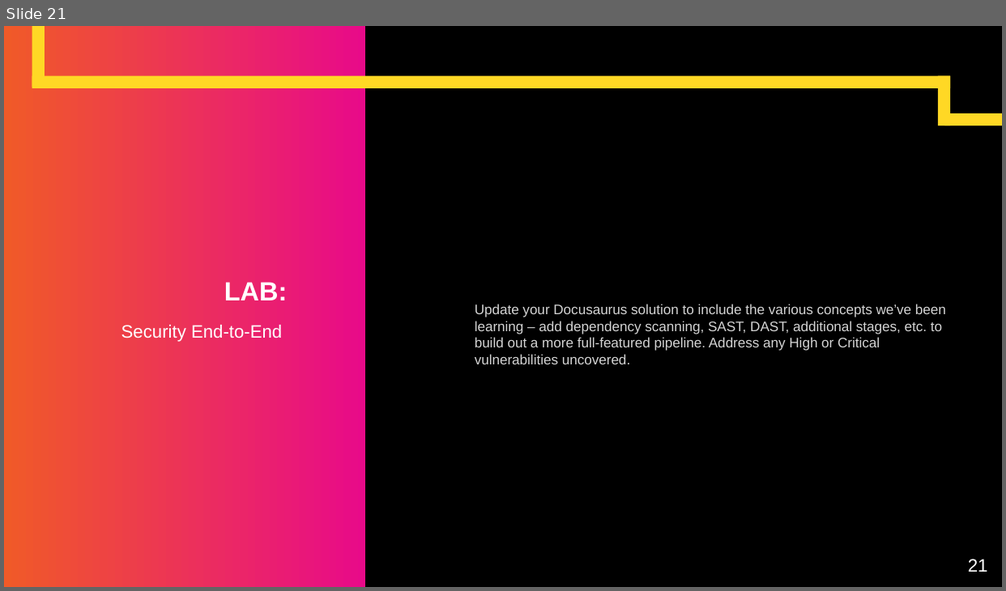
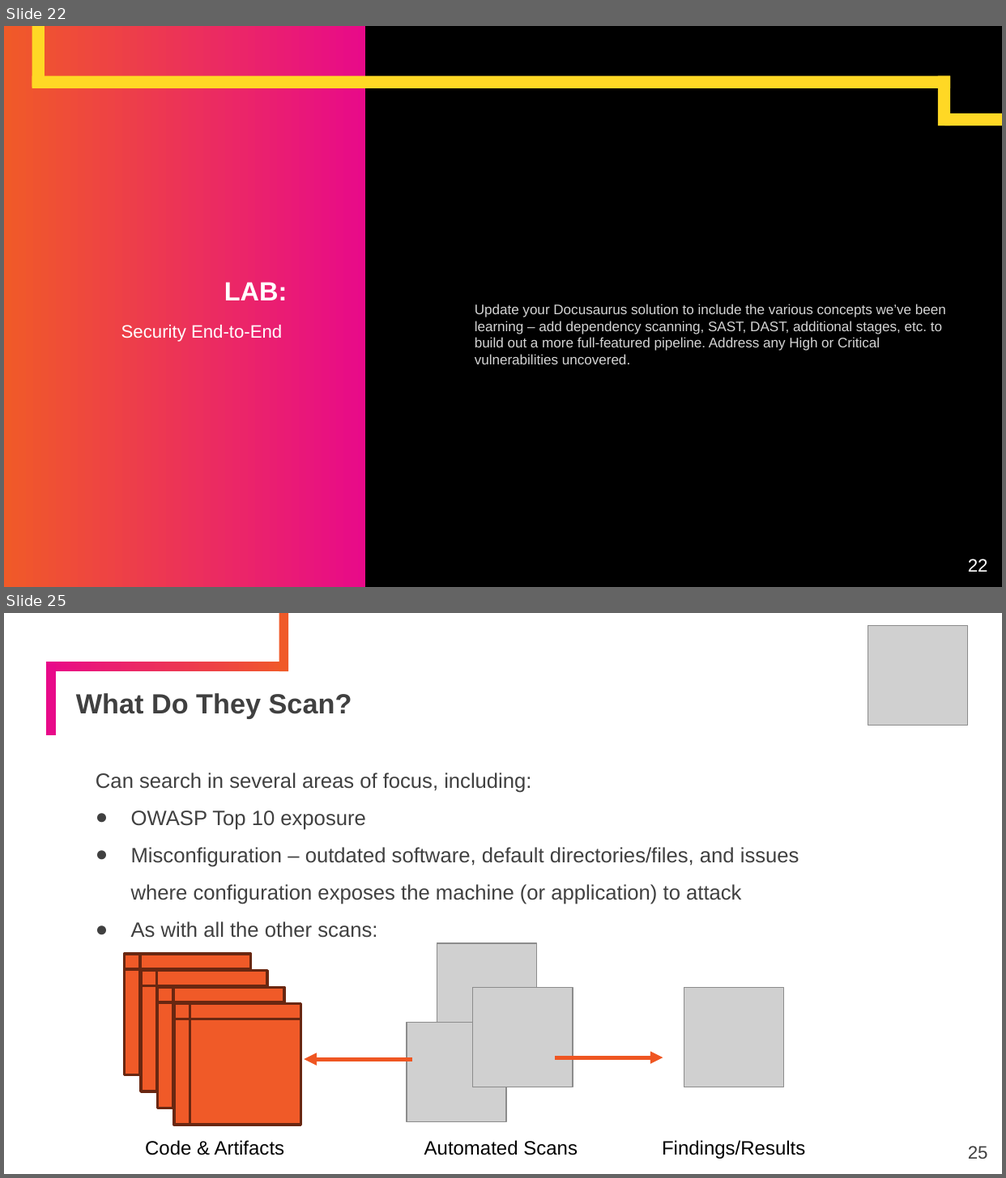
Before and after one commit to KernelGamut32/devsecops-agile-gitlab, a slide deck: gitlab/slides/GitLab.pptx. Shown one above the other, each under a label of ours: slide 21 before the commit, slides 22 and 25 after it; the slides between them are not shown. The pictures are 1006x591 and 1006x1178 pixels, drawn with LibreOffice and Linux fonts; fonts in the diff are those of the drawing; grey boxes stand for pictures. Boxes give left, top, right and bottom in pixels: in the first picture for what was removed or moved away, otherwise in the second. Text is boxed around its words. In the diff, an @@ line names an element or a change of style, - is before the commit and + after.

```diff
--- a/gitlab/slides/GitLab.pptx
+++ b/gitlab/slides/GitLab.pptx
@@ slide 25 added at [4,613,1002,1174], background #FFFFFF @@
@@ rectangle added at [279,614,289,672], fill #F05A28 @@
@@ picture added at [868,625,968,725] @@
@@ rectangle added at [45,662,55,735], fill #E80A89 @@
@@ rectangle added at [46,662,288,672], fill gradient #F05A28 to #E80A89 @@
@@ title added at [76,693,352,719], 20 pt, text #404040, bold @@
+What Do They Scan?
@@ text added at [96,773,799,938], 15 pt, text #404040 @@
+Can search in several areas of focus, including:
+● OWASP Top 10 exposure
+● Misconfiguration – outdated software, default directories/files, and issues where configuration exposes the machine (or application) to attack
+● As with all the other scans:
@@ picture added at [437,943,537,1043] @@
@@ flow chart internal storage added at [124,954,250,1075], fill #F05A28, outline #692712 2 pt @@
@@ flow chart internal storage added at [141,971,267,1092], fill #F05A28, outline #692712 2 pt @@
@@ flow chart internal storage added at [158,987,284,1108], fill #F05A28, outline #692712 2 pt @@
@@ picture added at [473,987,573,1087] @@
@@ picture added at [684,987,783,1087] @@
@@ flow chart internal storage added at [173,1004,300,1125], fill #F05A28, outline #692712 2 pt @@
@@ picture added at [406,1022,506,1122] @@
@@ arrow added from (412, 1059) to (305, 1059), #F05622 3 pt @@
@@ arrow added from (555, 1058) to (663, 1058), #F05622 3 pt @@
@@ text added at [145,1140,285,1156], 14 pt, text #000000 @@
+Code & Artifacts
@@ text added at [424,1140,577,1156], 14 pt, text #000000 @@
+Automated Scans
@@ text added at [662,1140,805,1159], 14 pt, text #000000 @@
+Findings/Results
@@ page number added at [968,1146,988,1159], 13 pt, text #404040 @@
+25
@@ what was slide 21 is now slide 22 @@
@@ page number at [968,559,988,572]: text changed @@
-21
+22
```
Also in this commit, not shown: 1 slide changed, 5 other slides added, 3 other files.
